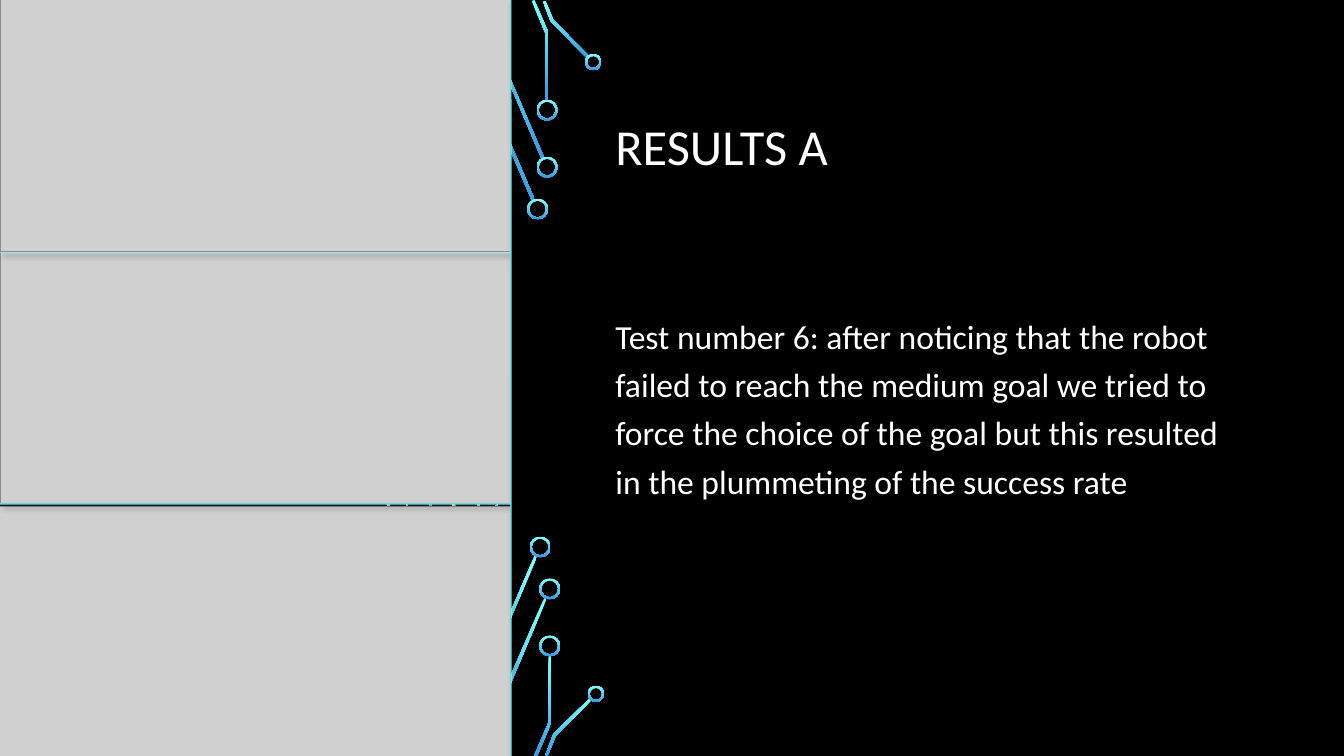
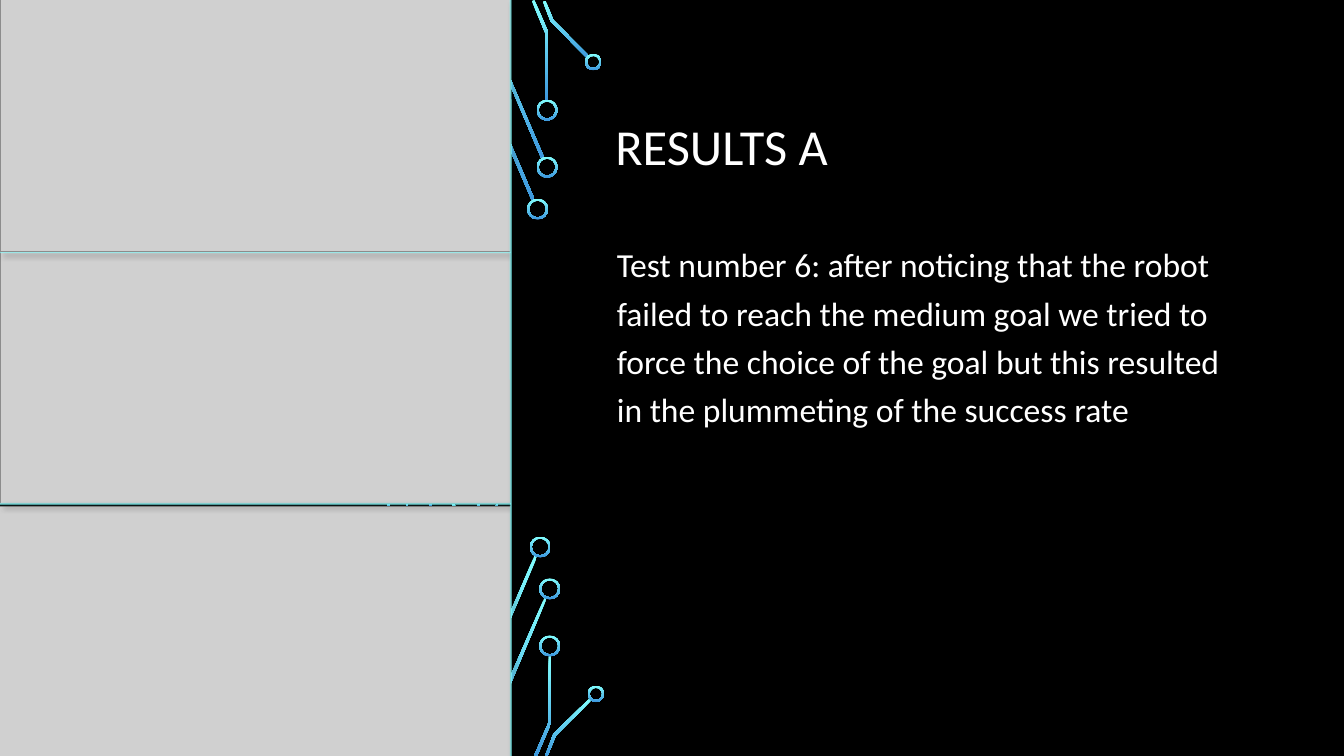
Before and after one commit to SSimuzzz/MobileRobotNavigation, a slide deck: slide 17 of Mini-Project/Group K Final Presentation_new.pptx. Drawn at 1344x756 pixels with LibreOffice and Linux fonts; fonts in the diff are those of the drawing; grey boxes stand for pictures; background and template pictures are left out. Boxes give left, top, right and bottom in pixels: in the first picture for what was removed or moved away, otherwise in the second. Text is boxed around its words. In the diff, an @@ line names an element or a change of style, - is before the commit and + after.

```diff
--- a/Mini-Project/Group K Final Presentation_new.pptx
+++ b/Mini-Project/Group K Final Presentation_new.pptx
@@ text "Test number 6: after noticing ...": place and size @@
-text "Test number 6: after noticing ..." at (615,325,1218,500)
+text "Test number 6: after noticing ..." at (617,253,1219,428)
```
Also in this commit, not shown: 4 other slides changed.
